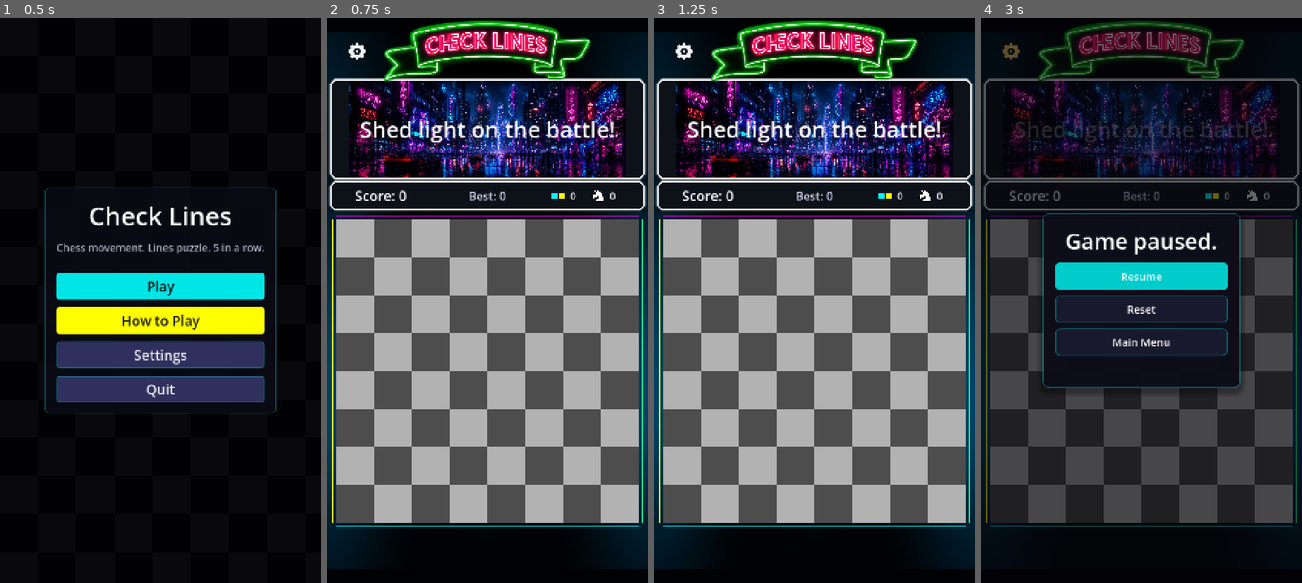
Above: before the commit, frames 1-4 (left to right).
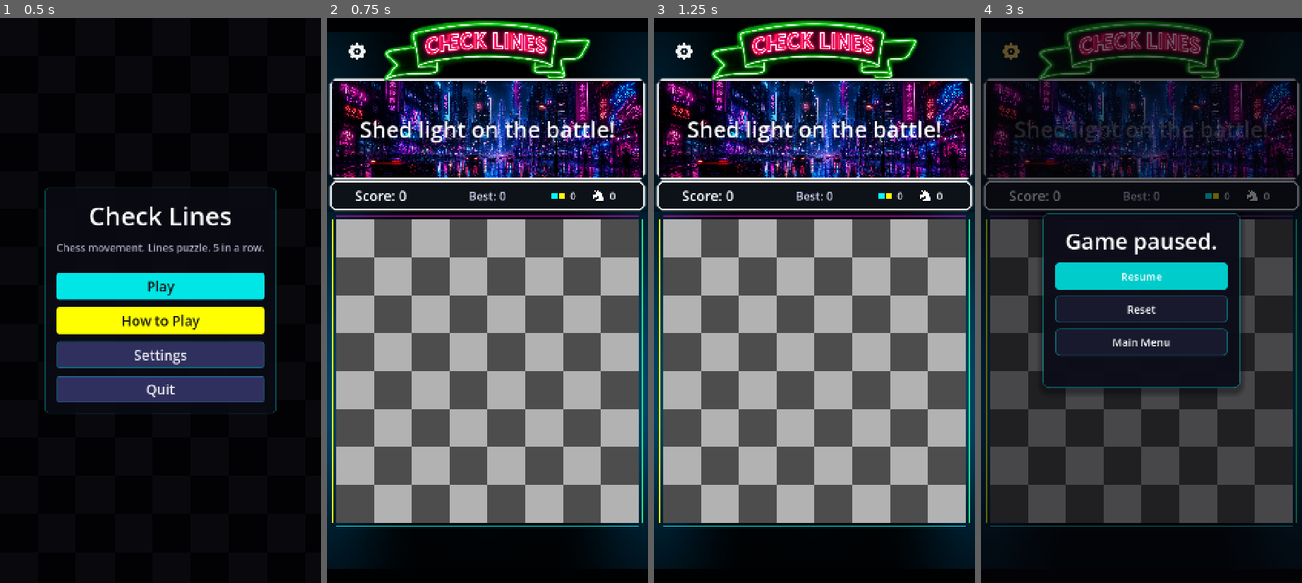
Above: after the commit, the same moments.

Repository: abudarevsky/checklines
Game: Godot game, scene res://scenes/ui/MainMenu.tscn
The game is run twice, just before and just after one commit, with the same random seed, the same clock (stepped at 60 frames per second) and the same inputs.
Inputs (mouse positions are in pixels of both pictures, inside the frame that each line leads up to):
- Up to frame 1 (0.5 s): no input
- Up to frame 2 (0.75 s): click "Play" at 0.5 s
- Up to frame 3 (1.25 s): no input
- Up to frame 4 (3 s): click (1009, 51) at 1.25 s; click "Resume" at 2 s; click (1009, 51) at 2.75 s

Frame 1 is identical in both runs. In frame 2, 11% of the frame differs, in the area x 1-99%, y 11-29%; in frame 3, 11%; in frame 4, 5.9%.

Commit message:
Update default puzzle images

Diff:
--- a/scenes/board/GameBoard.tscn
+++ b/scenes/board/GameBoard.tscn
@@ -113,7 +113,7 @@
 grow_horizontal = 2
 grow_vertical = 2
 expand_mode = 1
-stretch_mode = 5
+stretch_mode = 6
 
 [node name="PuzzleTiles" type="Control" parent="CanvasLayer/PuzzlePanel"]
 layout_mode = 1
Binary file changed: assets/ui/themes/default/level0.png
Binary file changed: assets/ui/themes/default/level1.png
Binary file changed: assets/ui/themes/default/level2.png
Not shown: 1 places in themes/default_theme.tres that only renumber resources
